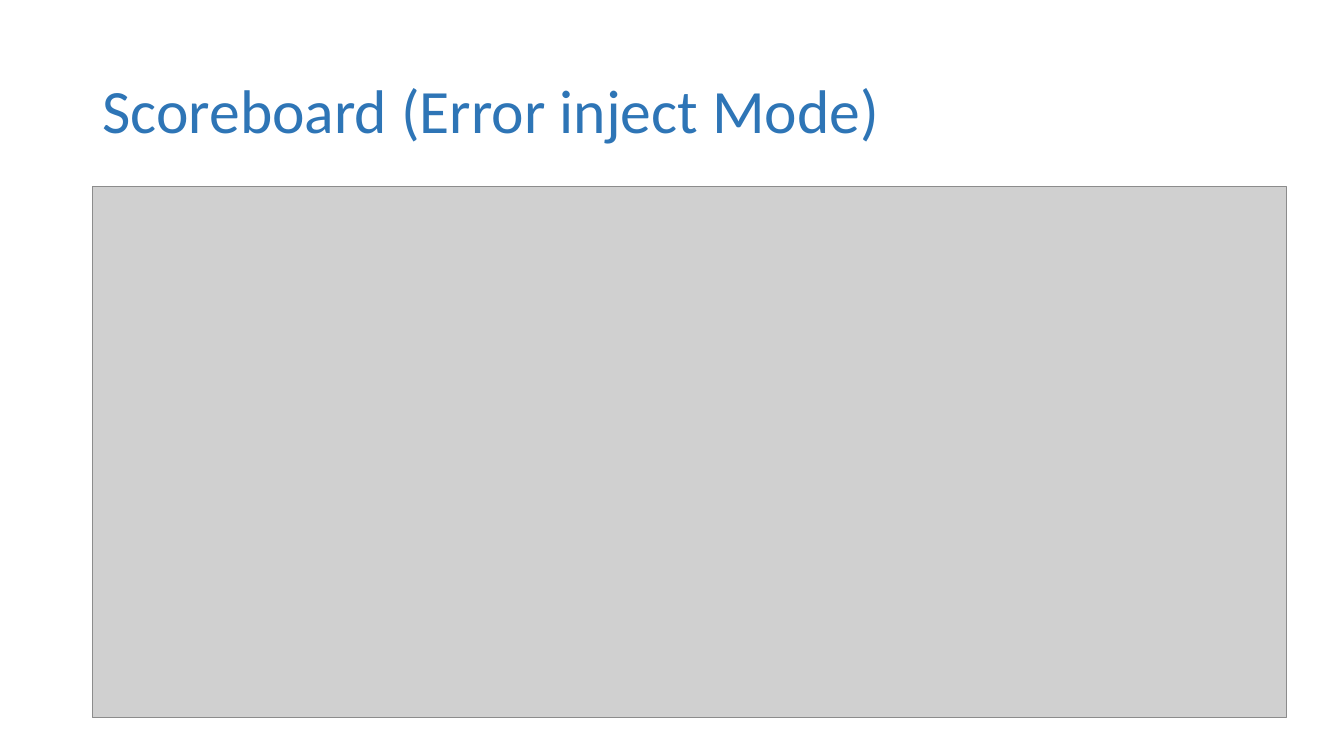
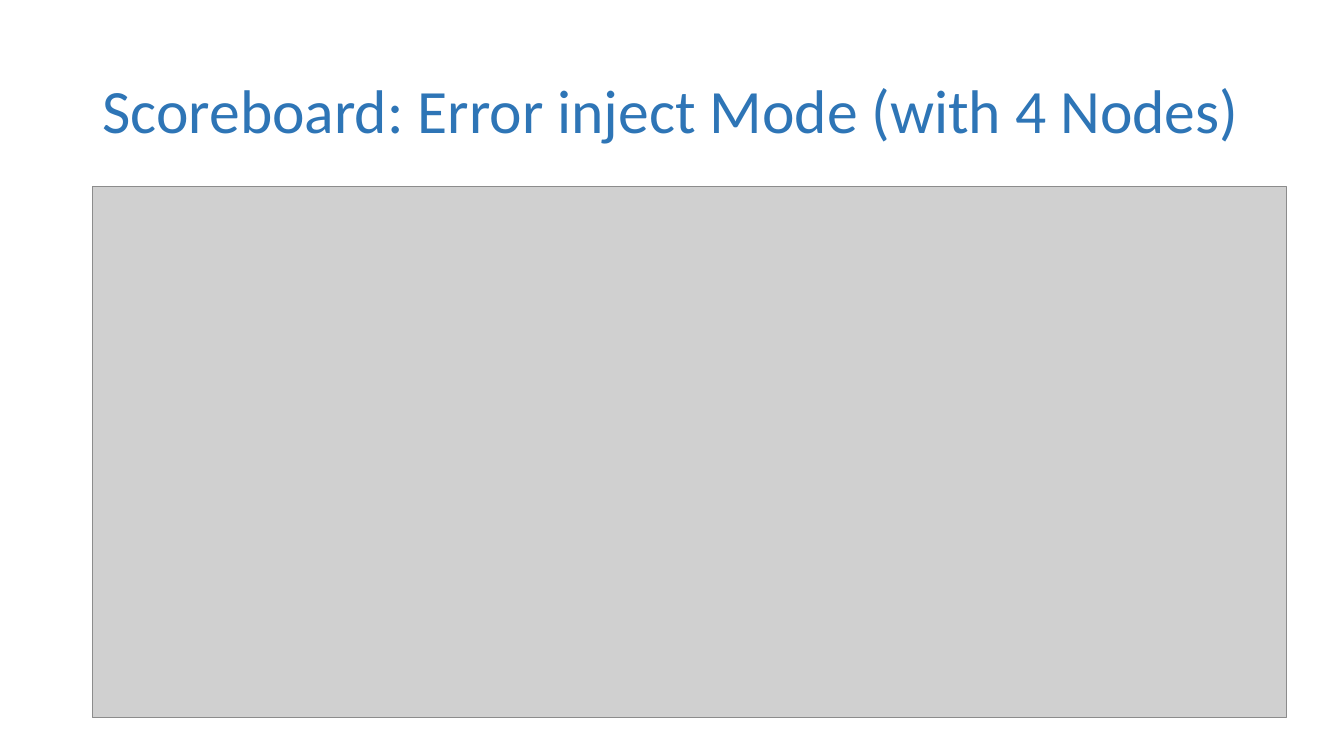
Before and after one commit to mafzzz/can-controller, a slide deck: slide 36 of Docs/Final Project Presenatation.pptx. Drawn at 1344x756 pixels with LibreOffice and Linux fonts; fonts in the diff are those of the drawing; grey boxes stand for pictures. Boxes give left, top, right and bottom in pixels: in the first picture for what was removed or moved away, otherwise in the second. Text is boxed around its words. In the diff, an @@ line names an element or a change of style, - is before the commit and + after.

```diff
--- a/Docs/Final Project Presenatation.pptx
+++ b/Docs/Final Project Presenatation.pptx
@@ title at box(102, 88, 1238, 144): text changed @@
-Scoreboard (Error inject Mode)
+Scoreboard: Error inject Mode (with 4 Nodes)
```
Also in this commit, not shown: 2 other slides changed.
